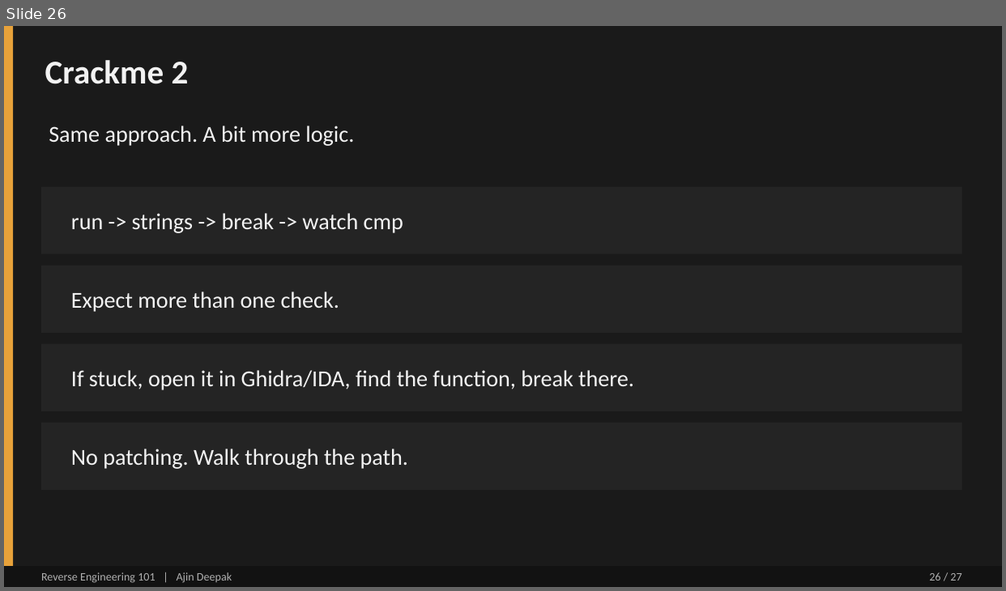
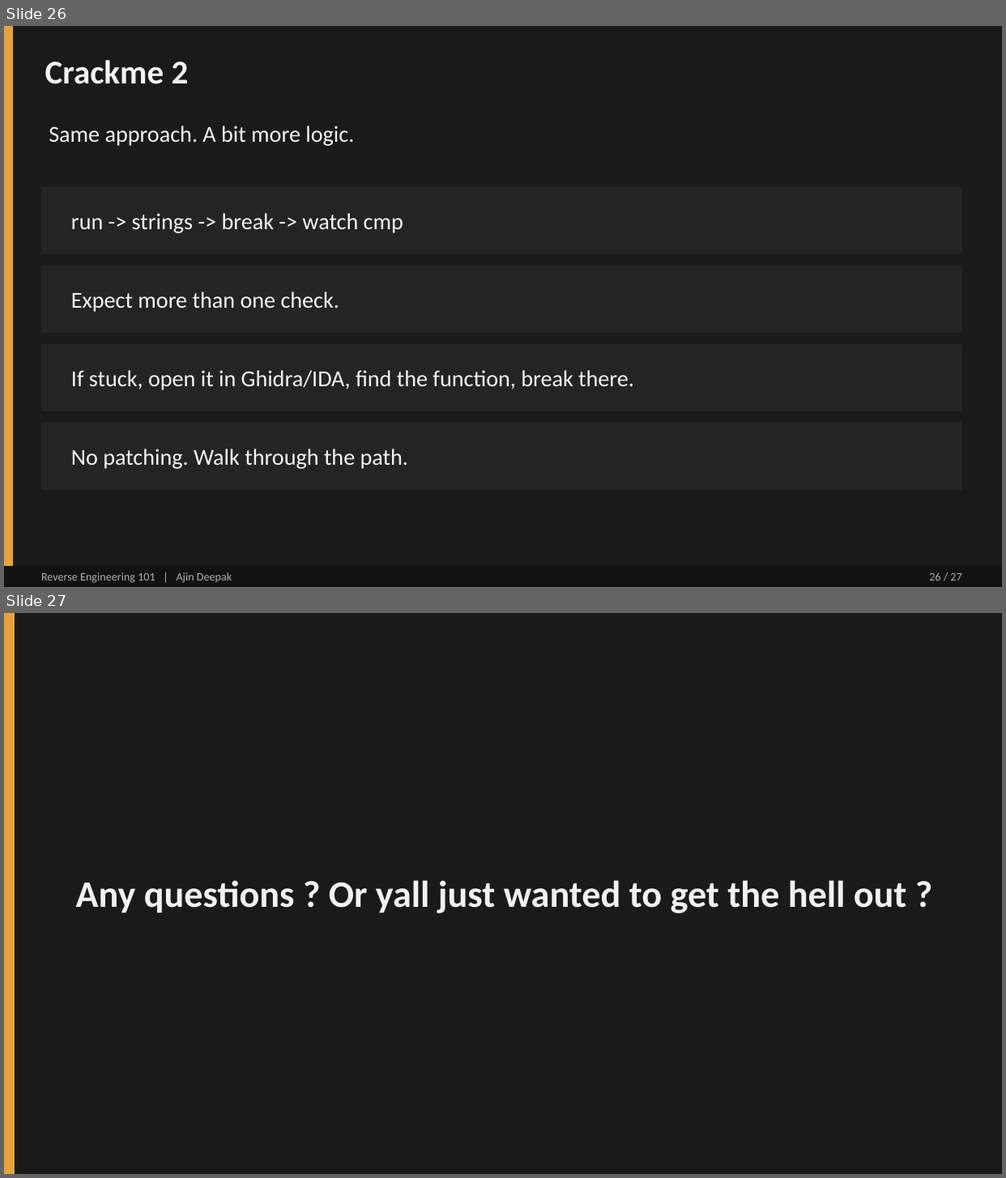
Before and after one commit to DERE-ad2001/reverse-engineering-101, a slide deck: Reverse Engineering 101.pptx. Shown one above the other, each under a label of ours: slide 26 before the commit, slides 26 and 27 after it. The pictures are 1006x591 and 1006x1178 pixels, drawn with LibreOffice and Linux fonts; fonts in the diff are those of the drawing. Boxes give left, top, right and bottom in pixels: in the first picture for what was removed or moved away, otherwise in the second. Text is boxed around its words. In the diff, an @@ line names an element or a change of style, - is before the commit and + after.

```diff
--- a/Reverse Engineering 101.pptx
+++ b/Reverse Engineering 101.pptx
@@ slide 27 added at (4, 613, 1002, 1174), background #1A1A1A @@
@@ rectangle added at (4, 613, 15, 1174), fill #E8A23A @@
@@ text added at (76, 880, 907, 914), 36 pt, text #F2F2F2, bold @@
+Any questions ? Or yall just wanted to get the hell out ?
```
Also in this commit, not shown: 1 slide changed, 1 slide removed, 2 other files.
